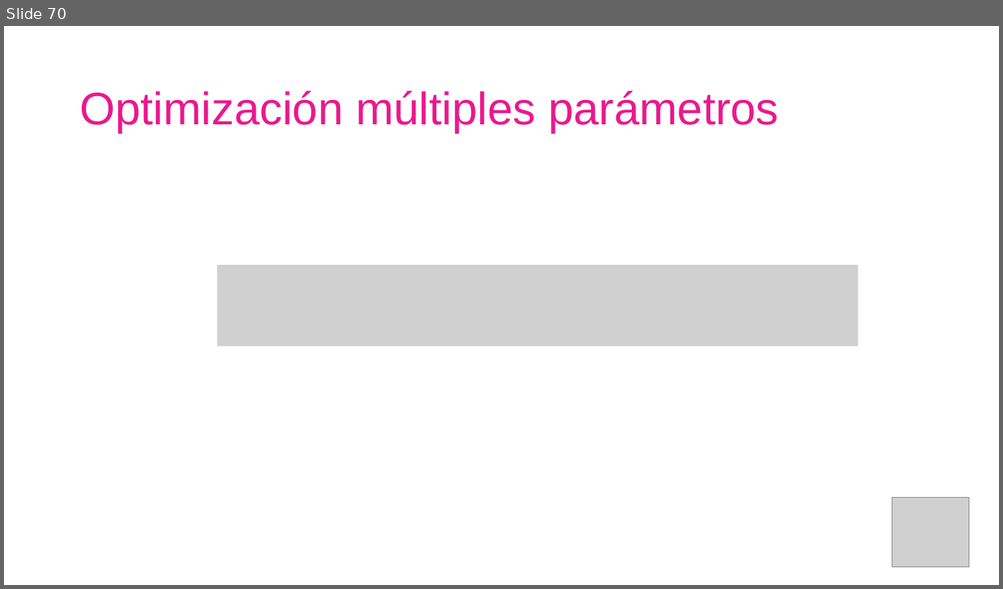
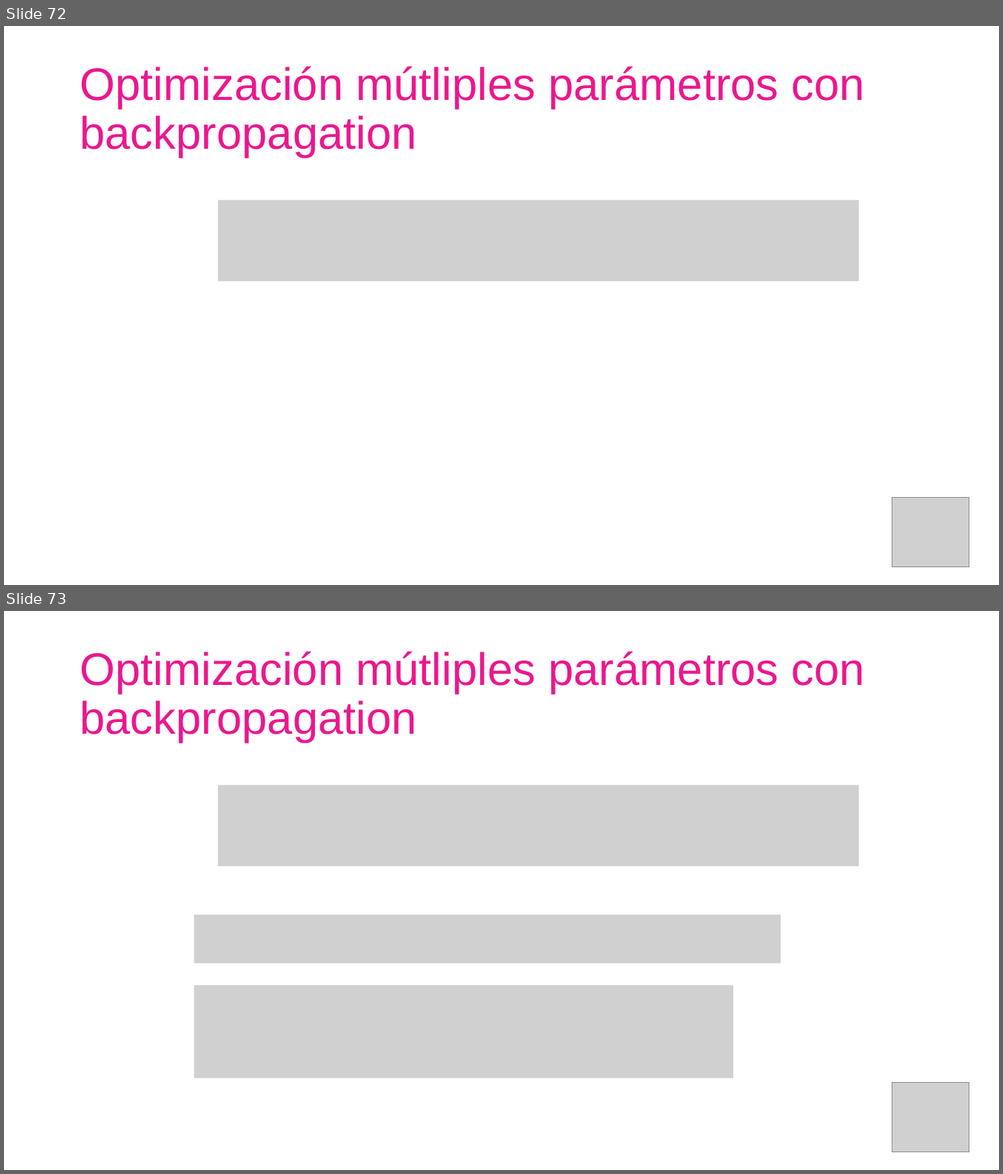
Before and after one commit to AISC-Madrid/workshop-materials, a slide deck: Neural Networks/Slides.pptx. Shown one above the other, each under a label of ours: slide 70 before the commit, slides 72 and 73 after it. The pictures are 1003x589 and 1003x1174 pixels, drawn with LibreOffice and Linux fonts; fonts in the diff are those of the drawing; grey boxes stand for pictures. Boxes give left, top, right and bottom in pixels: in the first picture for what was removed or moved away, otherwise in the second. Text is boxed around its words. In the diff, an @@ line names an element or a change of style, - is before the commit and + after.

```diff
--- a/Neural Networks/Slides.pptx
+++ b/Neural Networks/Slides.pptx
@@ slide 73 added at (4,611,999,1170), background #FFFFFF @@
@@ title added at (79,651,865,743), 44 pt, text #EB178E @@
+Optimización mútliples parámetros con backpropagation
@@ picture added at (218,786,859,867) @@
@@ picture added at (194,915,781,964) @@
@@ picture added at (194,985,734,1079) @@
@@ picture added at (892,1083,969,1153) @@
@@ what was slide 70 is now slide 72 @@
@@ slide 72 changed as well @@
@@ title at (79,66,865,158): text changed @@
-Optimización múltiples parámetros
+Optimización mútliples parámetros con backpropagation
@@ picture added at (218,201,859,282) @@
@@ picture removed at (217,266,858,347) @@
```
Also in this commit, not shown: 61 other slides changed, 5 other slides added, 8 slides removed, 1 other file.
